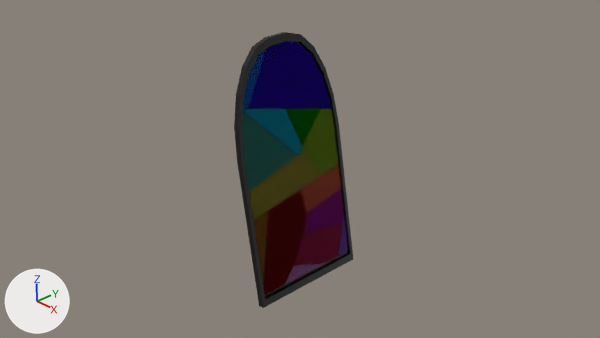
An edit to the Blender file dosya isimlendirme/vitray_tam.blend, drawn before and after from the same camera.
Rendered twice from the file's camera 'Camera'. Every picture has the same lights, and +X, +Y and +Z are marked at lower left.

The older version as bpy lines, for what is in view:
```python
me_cube_002 = bpy.data.meshes.new('Cube.002')
me_cube_002.from_pydata(...)  # 400 vertices, 164 faces; spans x -0.69..0.17, y -1.08..1.08, z -0.15..4.15
me_cube_002.materials.append(mat_material_002)  # black #000000
me_cube_002.materials.append(mat_material_003)
me_cube_002.materials.append(mat_material_004)
me_cube_002.materials.append(mat_material_005)
me_cube_002.materials.append(mat_material_006)
me_cube_002.materials.append(mat_material_007)
me_cube_002.materials.append(mat_material_008)
me_cube_002.materials.append(mat_material_009)
me_cube_002.materials.append(mat_material_010)
me_cube_002.materials.append(mat_material_016)
me_cube_002.materials.append(mat_material_015)
me_cube_002.materials.append(mat_material_012)
me_cube_002.materials.append(mat_material_011)
me_cube_002.materials.append(mat_material_013)
me_cube_002.materials.append(mat_material_014)
ob_vitray_tam = bpy.data.objects.new('vitray_tam', me_cube_002)
ob_vitray_tam.location = (0.0, 0.0, 0.0)
```
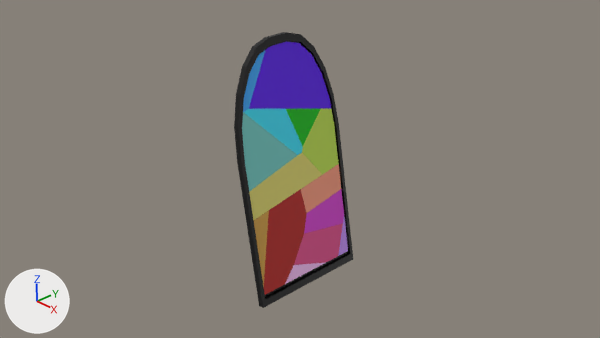
Commit message: vitray eksik ve tam isimlendirme

What differs and where, as boxes [x1, y1, x2, y2] in the pictures (600 x 338 px):
part 1 of me_cube_002, recoloured (blue to purple): [249, 41, 331, 109] in both
part 2 of me_cube_002, recoloured: [243, 50, 265, 112] in both
part 3 of me_cube_002, recoloured: [338, 217, 348, 256] in both
part 4 of me_cube_002, recoloured: [244, 109, 303, 155] in both
part 5 of me_cube_002, recoloured: [286, 108, 321, 146] in both
part 6 of me_cube_002, recoloured: [302, 108, 339, 175] in both
part 7 of me_cube_002, recoloured: [249, 153, 322, 220] in both
part 8 of me_cube_002, recoloured: [242, 112, 297, 191] in both
part 9 of me_cube_002, recoloured (purple to pink): [285, 262, 326, 284] in both
part 10 of me_cube_002, recoloured: [294, 223, 343, 265] in both
part 11 of me_cube_002, recoloured: [253, 211, 269, 287] in both
part 12 of me_cube_002, recoloured: [263, 189, 307, 295] in both
part 13 of me_cube_002, recoloured: [301, 164, 341, 213] in both
part 14 of me_cube_002, recoloured: [304, 189, 344, 234] in both

What changed in the scene script:
```text
Add mat_vitray_tam_prc8:
    mat_vitray_tam_prc8 = principled_material('vitray_tam_prc8')
    mat_vitray_tam_prc8.base_color = (1.0, 0.578, 0.991)  # pink #ffc8fe
    mat_vitray_tam_prc8.roughness = 0.0
Add mat_vitray_tam_prc6:
    mat_vitray_tam_prc6 = principled_material('vitray_tam_prc6')
    mat_vitray_tam_prc6.base_color = (0.799, 0.73, 0.188)  # yellow #e7de78
    mat_vitray_tam_prc6.roughness = 0.0
Add mat_vitray_tam_prc14:
    mat_vitray_tam_prc14 = principled_material('vitray_tam_prc14')
    mat_vitray_tam_prc14.base_color = (0.73, 0.0704, 0.672)  # pink #de4bd6
    mat_vitray_tam_prc14.roughness = 0.0
Add mat_vitray_tam_prc12:
    mat_vitray_tam_prc12 = principled_material('vitray_tam_prc12')
    mat_vitray_tam_prc12.base_color = (1.0, 0.371, 0.246)  # beige #ffa488
    mat_vitray_tam_prc12.roughness = 0.0
Add mat_vitray_tam_prc9:
    mat_vitray_tam_prc9 = principled_material('vitray_tam_prc9')
    mat_vitray_tam_prc9.base_color = (0.799, 0.0999, 0.296)  # pink #e75994
    mat_vitray_tam_prc9.roughness = 0.0
Add mat_vitray_tam_prc11:
    mat_vitray_tam_prc11 = principled_material('vitray_tam_prc11')
    mat_vitray_tam_prc11.base_color = (0.515, 0.0307, 0.0262)  # red #be312d
    mat_vitray_tam_prc11.roughness = 0.0
Add mat_vitray_tam_prc13:
    mat_vitray_tam_prc13 = principled_material('vitray_tam_prc13')
    mat_vitray_tam_prc13.base_color = (0.0612, 0.799, 1.0)  # cyan #46e7ff
    mat_vitray_tam_prc13.roughness = 0.0
Add mat_vitray_tam_prc2:
    mat_vitray_tam_prc2 = principled_material('vitray_tam_prc2')
    mat_vitray_tam_prc2.base_color = (0.0648, 0.429, 1.0)  # blue #48afff
    mat_vitray_tam_prc2.roughness = 0.0
Add mat_vitray_tam_prc1:
    mat_vitray_tam_prc1 = principled_material('vitray_tam_prc1')
    mat_vitray_tam_prc1.base_color = (0.127, 0.0168, 0.896)  # purple #6423f3
    mat_vitray_tam_prc1.roughness = 0.0
Add mat_vitray_tam_prc5:
    mat_vitray_tam_prc5 = principled_material('vitray_tam_prc5')
    mat_vitray_tam_prc5.base_color = (0.571, 0.799, 0.102)  # green #c7e75a
    mat_vitray_tam_prc5.roughness = 0.0
Add mat_vitray_tam_prc3:
    mat_vitray_tam_prc3 = principled_material('vitray_tam_prc3')
    mat_vitray_tam_prc3.base_color = (0.624, 0.328, 1.0)  # purple #cf9bff
    mat_vitray_tam_prc3.roughness = 0.0
Add mat_vitray_tam_prc7:
    mat_vitray_tam_prc7 = principled_material('vitray_tam_prc7')
    mat_vitray_tam_prc7.base_color = (0.205, 0.651, 0.604)  # cyan #7dd3cc
    mat_vitray_tam_prc7.roughness = 0.0
Add mat_vitray_tam_prc4:
    mat_vitray_tam_prc4 = principled_material('vitray_tam_prc4')
    mat_vitray_tam_prc4.base_color = (0.0116, 0.546, 0.0137)  # green #1cc31f
    mat_vitray_tam_prc4.roughness = 0.0
Add mat_vitray_tam_prc10:
    mat_vitray_tam_prc10 = principled_material('vitray_tam_prc10')
    mat_vitray_tam_prc10.base_color = (0.694, 0.386, 0.0802)  # orange #d9a750
    mat_vitray_tam_prc10.roughness = 0.0
Change me_cube_002:
    where me_cube_002.from_pydata(...)  # 400 vertices, 164 faces; spans x -0.69..0.17, y -1.08..1.08, z -0.15..4.15
    me_cube_002 part 1: all 13 faces that had it switch from mat_material_003 to mat_vitray_tam_prc1 (purple #6423f3)
    me_cube_002 part 2: all 8 faces that had it switch from mat_material_004 to mat_vitray_tam_prc2 (blue #48afff)
    me_cube_002 part 3: all 5 faces that had it switch from mat_material_005 to mat_vitray_tam_prc3 (purple #cf9bff)
    me_cube_002 part 4: all 10 faces that had it switch from mat_material_006 to mat_vitray_tam_prc13 (cyan #46e7ff)
    me_cube_002 part 5: all 6 faces that had it switch from mat_material_007 to mat_vitray_tam_prc4 (green #1cc31f)
    me_cube_002 part 6: all 11 faces that had it switch from mat_material_008 to mat_vitray_tam_prc5 (green #c7e75a)
    me_cube_002 part 7: all 8 faces that had it switch from mat_material_009 to mat_vitray_tam_prc6 (yellow #e7de78)
    me_cube_002 part 8: all 12 faces that had it switch from mat_material_010 to mat_vitray_tam_prc7 (cyan #7dd3cc)
    me_cube_002 part 9: all 5 faces that had it switch from mat_material_016 to mat_vitray_tam_prc8 (pink #ffc8fe)
    me_cube_002 part 10: all 8 faces that had it switch from mat_material_015 to mat_vitray_tam_prc9 (pink #e75994)
    me_cube_002 part 11: all 6 faces that had it switch from mat_material_012 to mat_vitray_tam_prc10 (orange #d9a750)
    me_cube_002 part 12: all 13 faces that had it switch from mat_material_011 to mat_vitray_tam_prc11 (red #be312d)
    me_cube_002 part 13: all 7 faces that had it switch from mat_material_013 to mat_vitray_tam_prc12 (beige #ffa488)
    me_cube_002 part 14: all 8 faces that had it switch from mat_material_014 to mat_vitray_tam_prc14 (pink #de4bd6)
```
